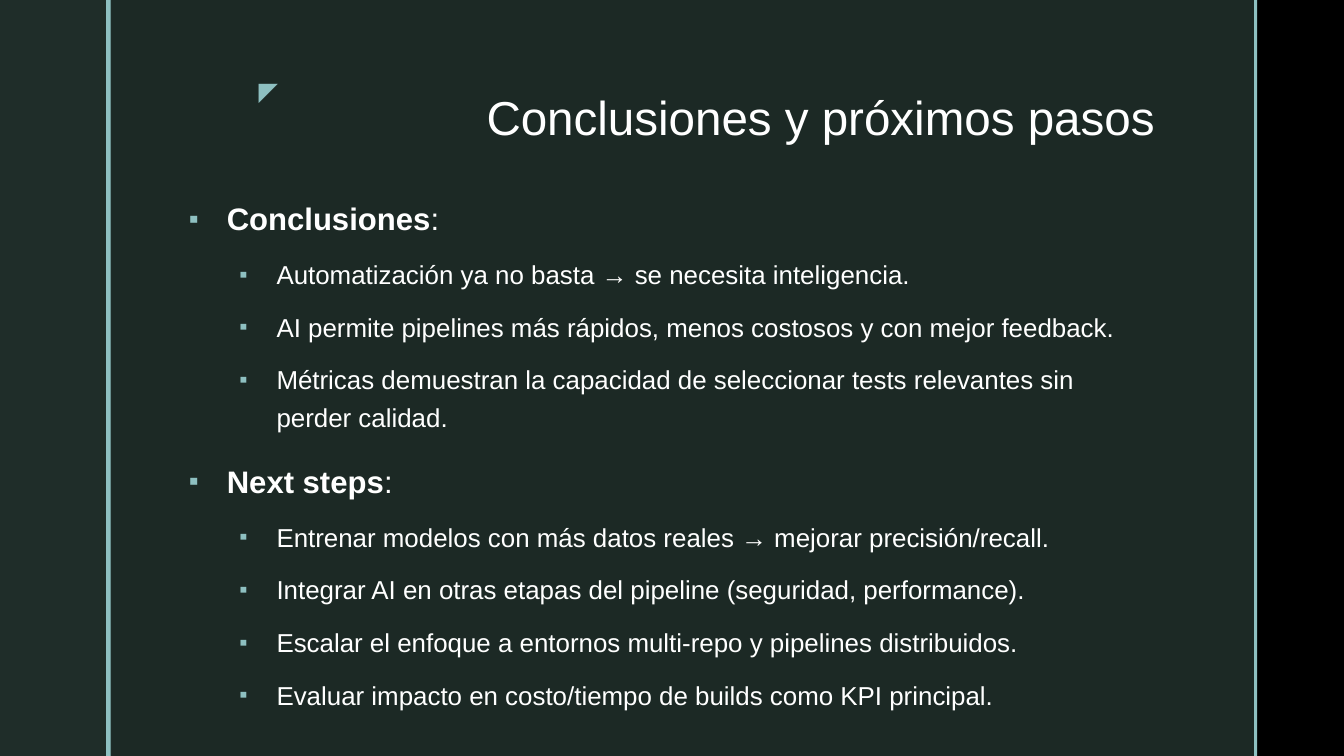
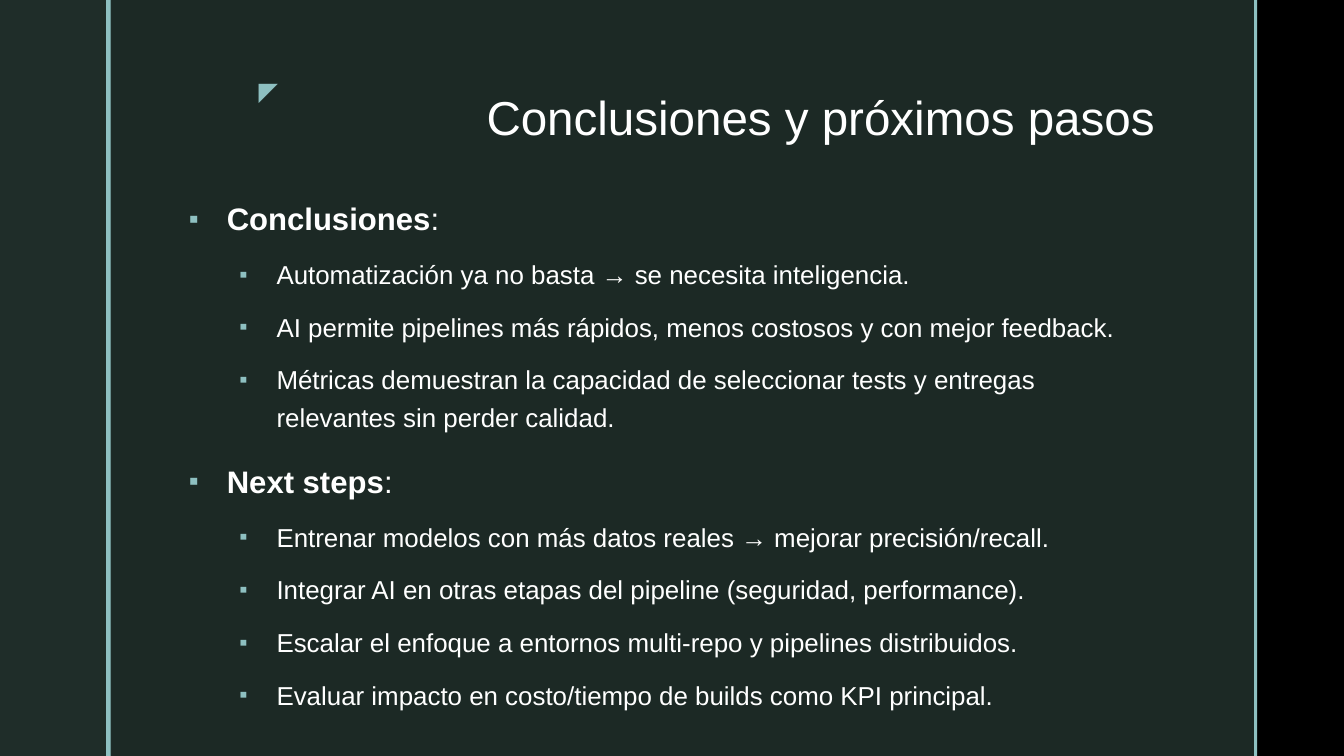
Before and after one commit to snwbr/ai-cicd-telescoped-talk, a slide deck: slide 8 of ai-devops-demo-presentation.pptx. Drawn at 1344x756 pixels with LibreOffice and Linux fonts; fonts in the diff are those of the drawing; background and template pictures are left out. Boxes give left, top, right and bottom in pixels: in the first picture for what was removed or moved away, otherwise in the second. Text is boxed around its words. In the diff, an @@ line names an element or a change of style, - is before the commit and + after.

```diff
--- a/ai-devops-demo-presentation.pptx
+++ b/ai-devops-demo-presentation.pptx
@@ text at [277, 370, 1035, 433]: text changed @@
-  ▪ Métricas demuestran la capacidad de seleccionar tests relevantes sin perder calidad.
+  ▪ Métricas demuestran la capacidad de seleccionar tests y entregas relevantes sin perder calidad.
```
Also in this commit, not shown: 1 other slide changed, 1 other file.
